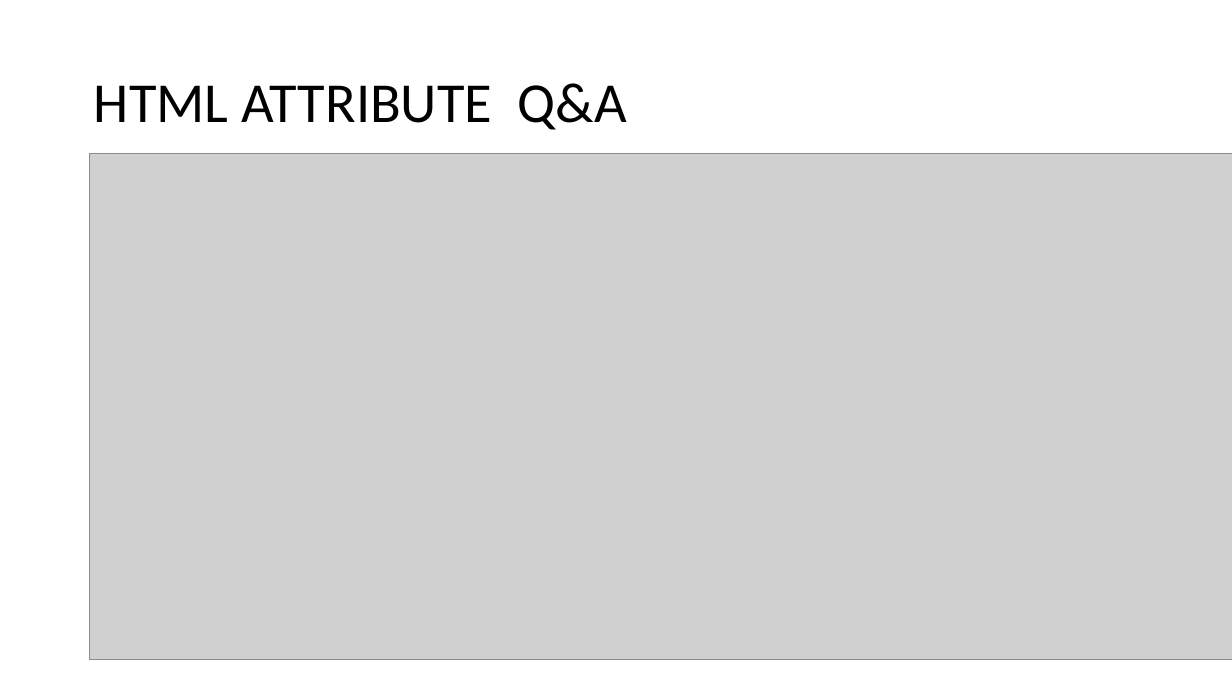
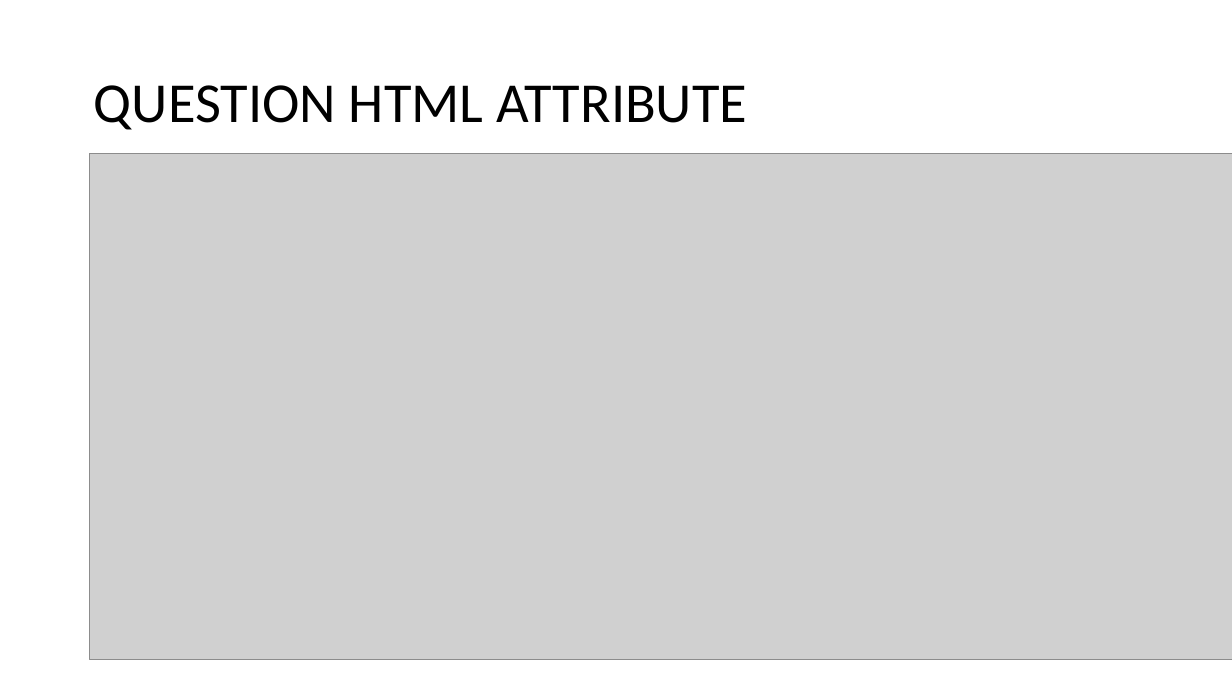
Before and after one commit to salman3009/newtownJuneBatch, a slide deck: slide 31 of June_Batch/16-06-22/html_16_06_22-lecture topics.pptx (slide 30 before the commit). Drawn at 1232x693 pixels with LibreOffice and Linux fonts; fonts in the diff are those of the drawing; grey boxes stand for pictures. Boxes give left, top, right and bottom in pixels: in the first picture for what was removed or moved away, otherwise in the second. Text is boxed around its words. In the diff, an @@ line names an element or a change of style, - is before the commit and + after.

```diff
--- a/June_Batch/16-06-22/html_16_06_22-lecture topics.pptx
+++ b/June_Batch/16-06-22/html_16_06_22-lecture topics.pptx
@@ title at bbox=[94, 85, 747, 130]: text changed @@
-HTML ATTRIBUTE Q&A
+QUESTION HTML ATTRIBUTE
```
Also in this commit, not shown: 2 other slides changed, 2 slides added.
